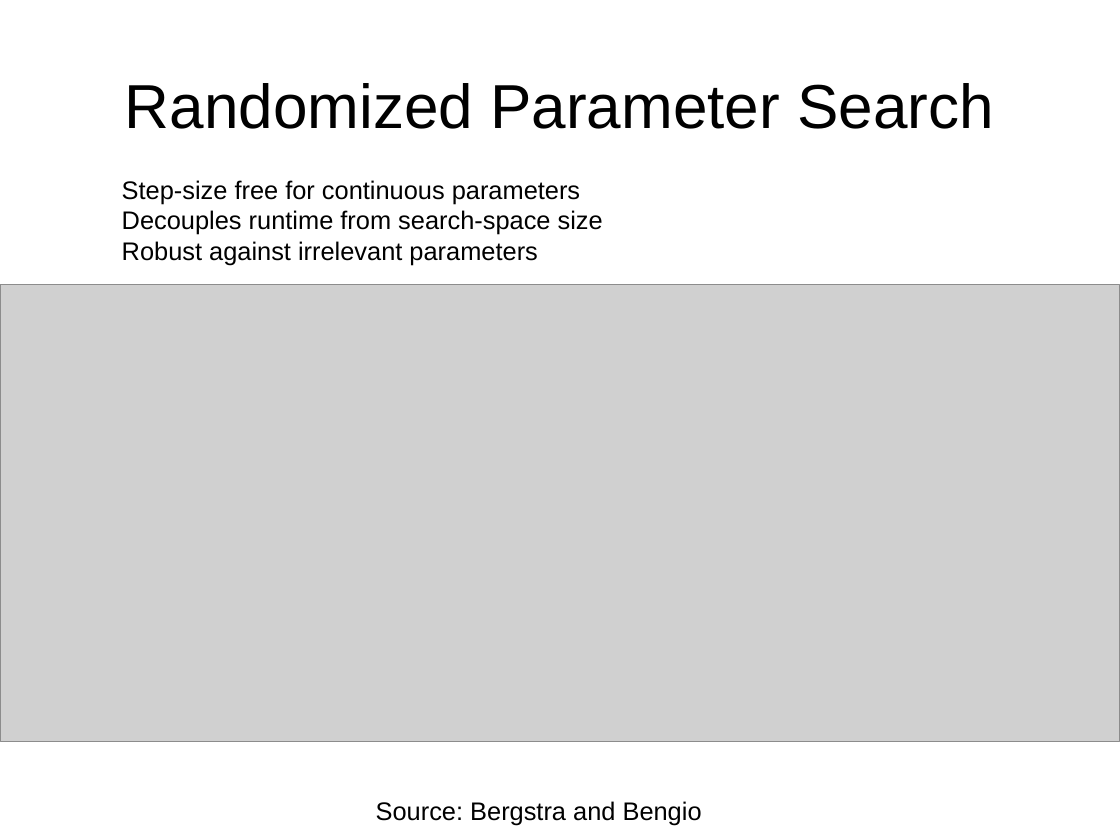
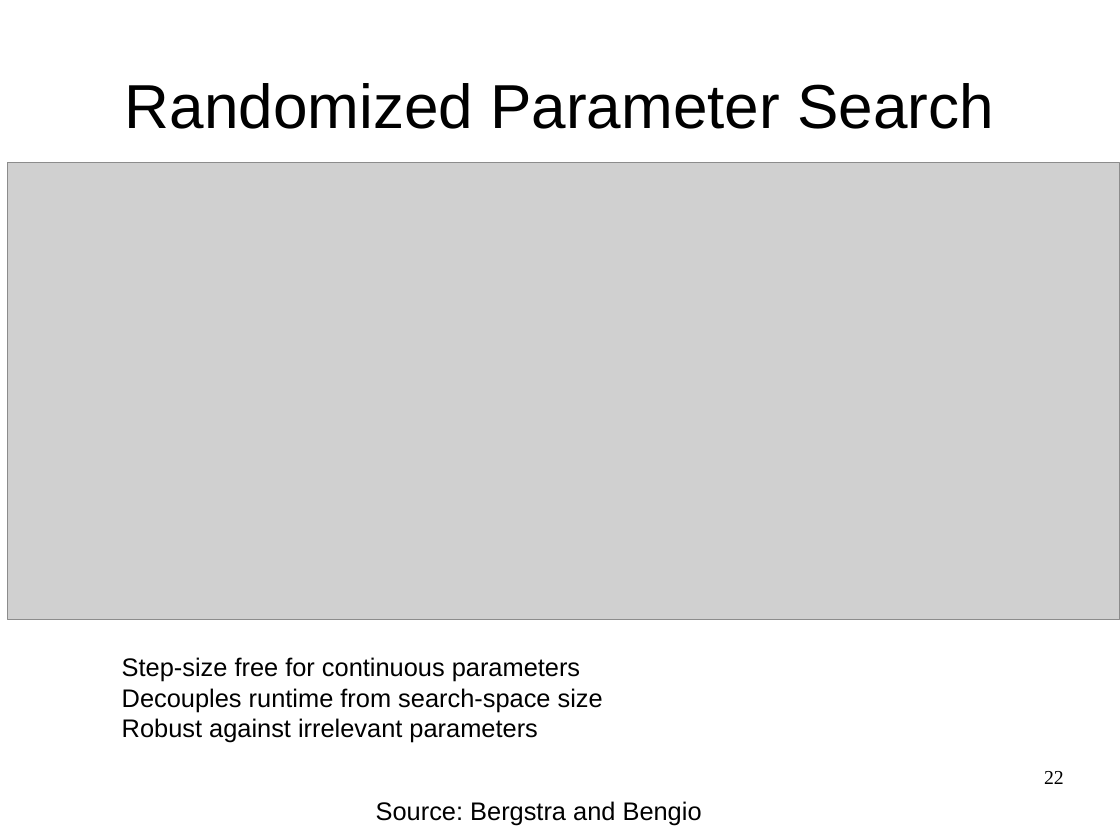
Before and after one commit to amueller/talks_odt, a slide deck: slide 22 of nyc-open-data-2015-andvanced-sklearn.odp (slide 25 before the commit). Drawn at 1120x840 pixels with LibreOffice and Linux fonts; fonts in the diff are those of the drawing; grey boxes stand for pictures. Boxes give left, top, right and bottom in pixels: in the first picture for what was removed or moved away, otherwise in the second. Text is boxed around its words. In the diff, an @@ line names an element or a change of style, - is before the commit and + after.

```diff
--- a/nyc-open-data-2015-andvanced-sklearn.odp
+++ b/nyc-open-data-2015-andvanced-sklearn.odp
@@ picture: place and size @@
-picture at [0, 285, 1120, 742]
+picture at [8, 163, 1120, 620]
@@ text "Step-size free for continuous parameters": place and size @@
-text "Step-size free for continuous parameters" at [122, 180, 603, 265]
+text "Step-size free for continuous parameters" at [122, 657, 603, 743]
@@ page number added at [1044, 771, 1064, 784], 14 pt, text #000000 @@
+22
```
Also in this commit, not shown: 58 other slides changed, 1 slide added, 5 slides removed.
